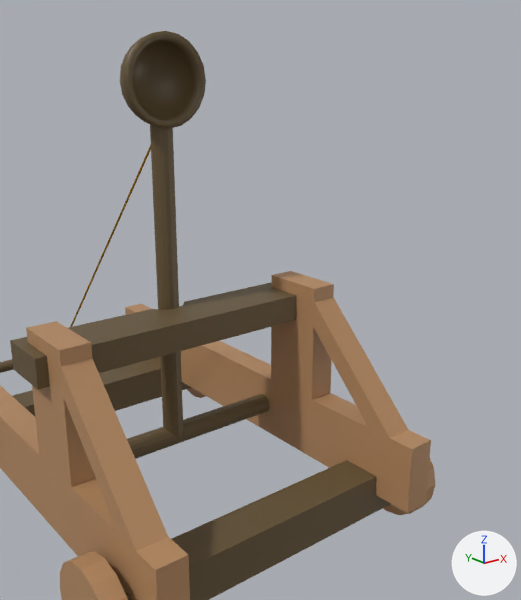
Two versions of the glTF model public/models/catapult.glb, one commit apart.
Before and after are seen from a 50 mm lens placed at (-2.631, -4.772, 3.263), pointed at (-0.732, -2.4, 2.314). Every picture has the same lights, and +X, +Y and +Z are marked at lower right. Where no turn or scale is listed for an object, it has been applied to the vertices.

In view in the first picture: 'AxleCase.b', 'AxleCase.f', 'Chassis', 'Icosphere', 'RamBar', 'ThrowingArm', 'Wheel.fr'.
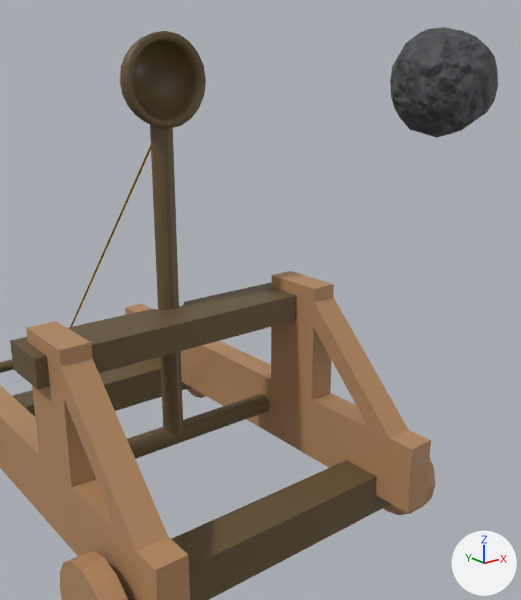
Boxes (x1, y1, x2, y2) around the edits, measured in the pictures (521 x 600 px):
'Rock', added
    after: (390, 27, 498, 138)

The change, as a list of edits to the scene's bpy script:
```text
Add img_rockdiffusemap:
    img_rockdiffusemap = load_image('RockDiffuseMap', '_unpacked/RockDiffuseMap', 1024, 1024, 'sRGB')
Add img_rocknormalmap:
    img_rocknormalmap = load_image('RockNormalMap', '_unpacked/RockNormalMap', 1024, 1024, 'Non-Color')
Add mat_rock:
    mat_rock = bpy.data.materials.new('Rock')
    # uses the picture img_rockdiffusemap
    # uses the picture img_rocknormalmap
Add me_sphere_001:
    me_sphere_001.from_pydata(...)  # 114 vertices, 224 faces; spans x -0.235..0.234, y -0.213..0.206, z -0.236..0.227
    me_sphere_001.materials.append(mat_rock)
Add ob_rock:
    ob_rock = bpy.data.objects.new('Rock', me_sphere_001)
    ob_rock.location = (0.066, -2.671, 3.229)
```
